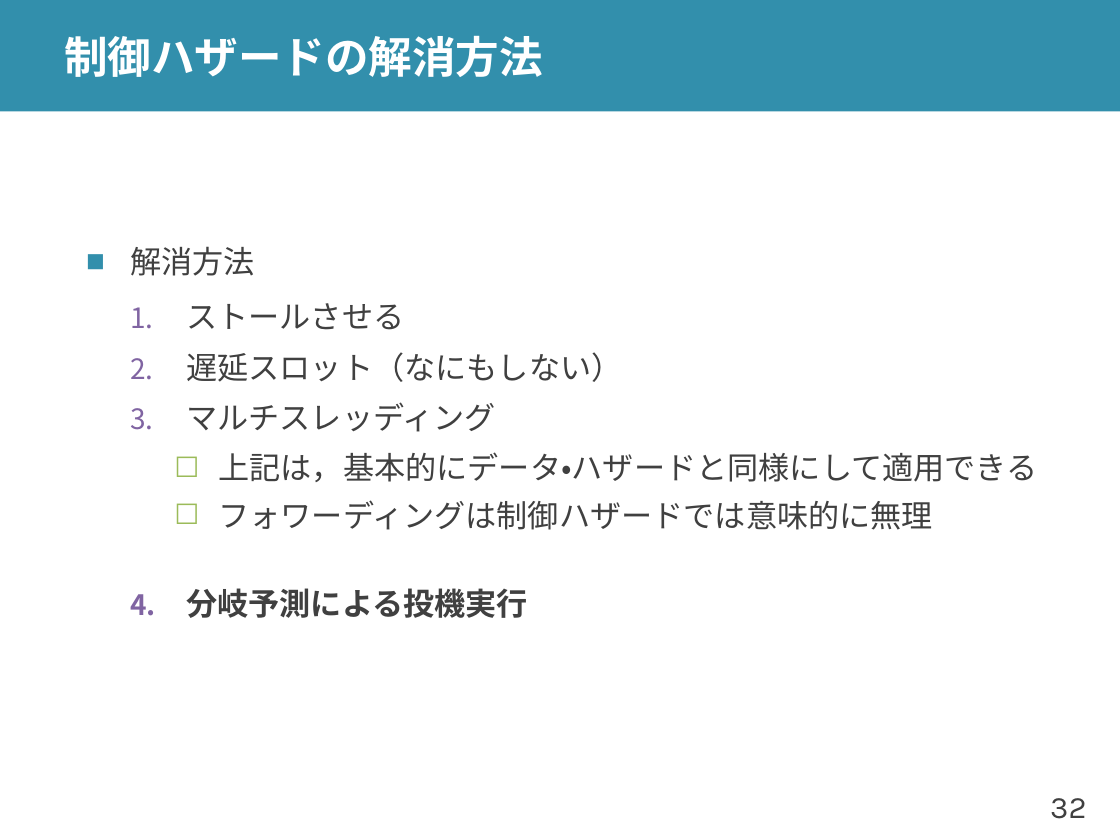
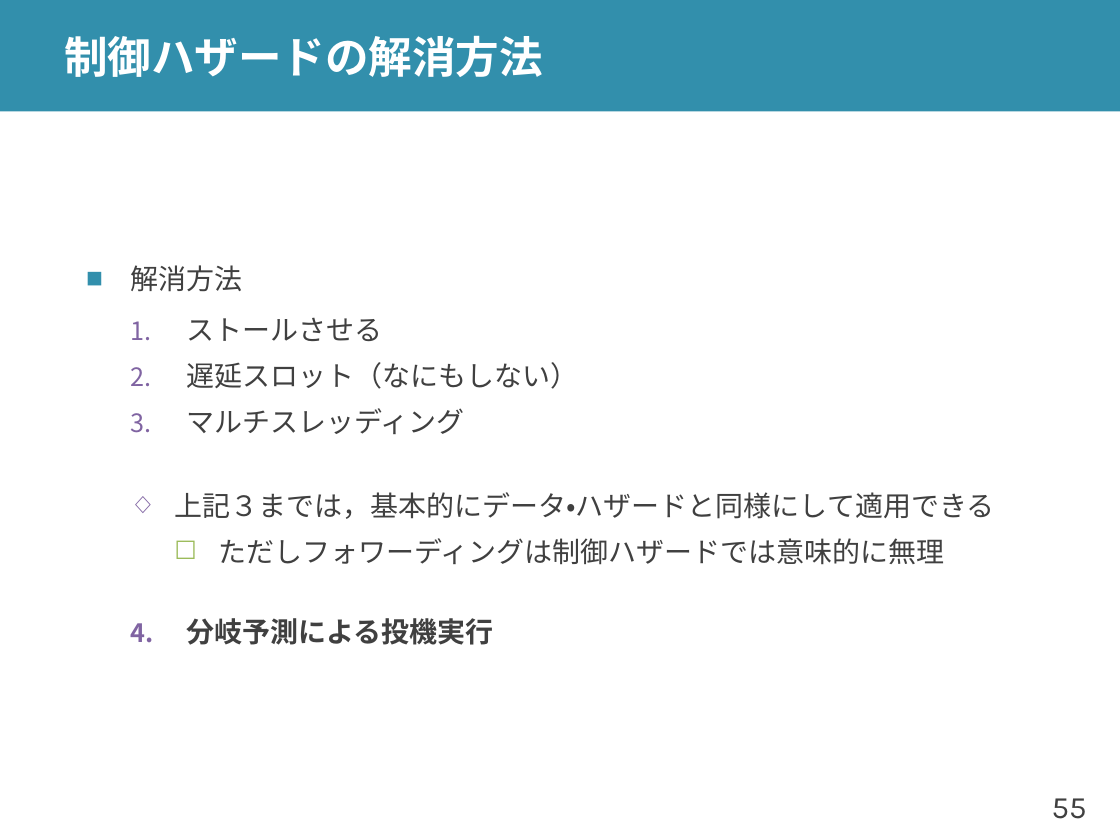
Before and after one commit to shioyadan/advanced-computer-organization, a slide deck: slide 55 of aco-shioya-05.pptx (slide 32 before the commit). Drawn at 1120x840 pixels with LibreOffice and Linux fonts; fonts in the diff are those of the drawing. Boxes give left, top, right and bottom in pixels: in the first picture for what was removed or moved away, otherwise in the second. Text is boxed around its words. In the diff, an @@ line names an element or a change of style, - is before the commit and + after.

```diff
--- a/aco-shioya-05.pptx
+++ b/aco-shioya-05.pptx
@@ text at (x1=130, y1=265, x2=578, y2=645): size 20 to 18 pt in "解消方法", "ストールさせる", "遅延スロット（なにもしない）", "マルチスレッディング" and 1 more places @@
@@ text at (x1=174, y1=492, x2=994, y2=565): text changed; size 20 to 18 pt @@
-    ☐ 上記は，基本的にデータ・ハザードと同様にして適用できる
-    ☐ フォワーディングは制御ハザードでは意味的に無理
+  ◇ 上記３までは，基本的にデータ・ハザードと同様にして適用できる
+    ☐ ただしフォワーディングは制御ハザードでは意味的に無理
@@ page number at (x1=1052, y1=798, x2=1087, y2=819): text changed @@
-32
+55
```
Also in this commit, not shown: 17 other slides changed, 23 slides added, 1 other file.
